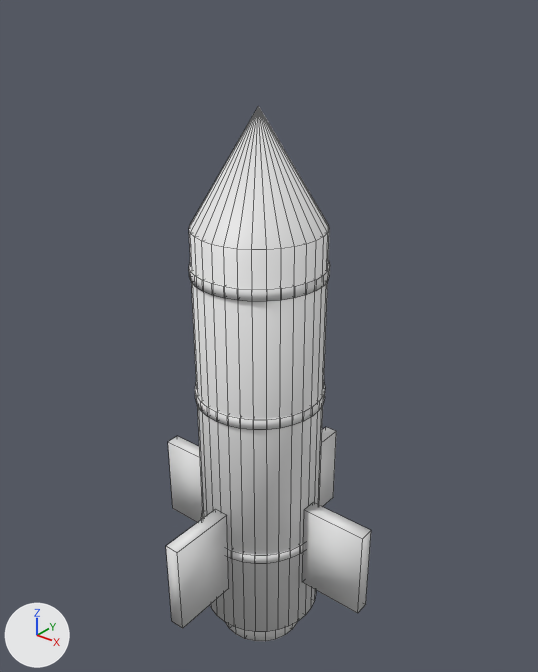
What one commit did to the OBJ model src/main/resources/assets/apexballistics/models/item/srbm.obj.
Both versions are drawn from a camera (50 mm lens) standing at (0.98, -1.191, 0.876) and looking at (-0.008, 0.044, 0.111). Arrows for +X, +Y and +Z are at lower left; the lights stay in place. The first picture is the older version. Mesh edges are drawn as thin lines. Materials are left out; every surface is plain grey. Where no turn or scale is listed for an object, it has been applied to the vertices. Vertices at exactly the same position are counted once.

The first picture shows 'srbm'.
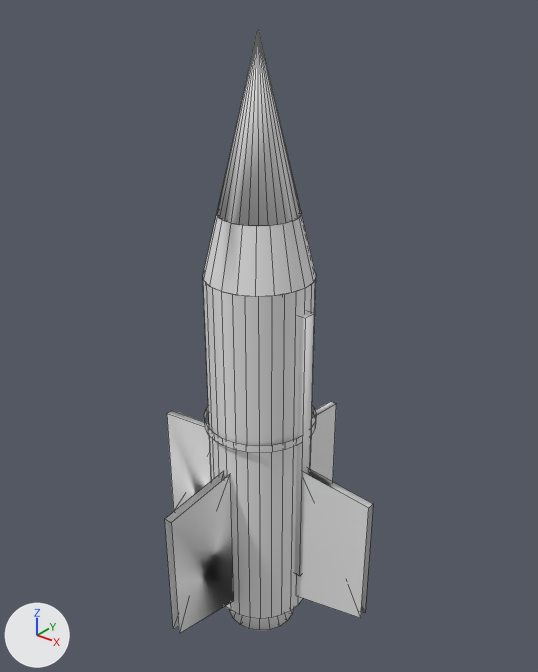
What changed in the scene script:
```text
Change me_srbm:
    used by ob_srbm; location = (0.0, 0.0, 0.0)
    remove me_srbm.from_pydata(...)  # 346 vertices, 512 faces; spans x -0.315..0.315, y -0.315..0.315, z -0.72..0.64
    add me_srbm.from_pydata(...)  # 284 vertices, 242 faces; spans x -0.32..0.32, y -0.32..0.32, z -0.7..0.78
    me_srbm part 1: a new loose piece, a 20-sided cut cone along z (radius 0.09 at the low end, 0.06 at the high end) spanning x -0.09..0.09, y -0.09..0.09, z -0.7..-0.62
    me_srbm part 2: a new loose piece, a box spanning x 0.1..0.14, y -0.016..0.016, z -0.5..0.22
    me_srbm part 3: the loose piece of 116 vertices spanning x -0.15..0.15, y -0.15..0.15, z -0.72..0.64 is rebuilt with 146 vertices and now spans x -0.125..0.125, y -0.125..0.125, z -0.62..0.78
    me_srbm part 4: the loose piece of 8 vertices spanning x -0.018..0.018, y 0.15..0.315, z -0.512..-0.282 is rebuilt with 8 vertices and now spans x -0.01..0.01, y 0.125..0.32, z -0.58..-0.18
    me_srbm part 5: the loose piece of 8 vertices spanning x -0.018..0.018, y -0.315..-0.15, z -0.512..-0.282 is rebuilt with 8 vertices and now spans x -0.01..0.01, y -0.32..-0.125, z -0.58..-0.18
    me_srbm part 6: the loose piece of 8 vertices spanning x -0.315..-0.15, y -0.018..0.018, z -0.512..-0.282 is rebuilt with 8 vertices and now spans x -0.32..-0.125, y -0.01..0.01, z -0.58..-0.18
    me_srbm part 7: the loose piece of 8 vertices spanning x 0.15..0.315, y -0.018..0.018, z -0.512..-0.282 is rebuilt with 8 vertices and now spans x 0.125..0.32, y -0.01..0.01, z -0.58..-0.18
    me_srbm part 8: a new loose piece of 56 vertices spanning x -0.135..0.135, y -0.135..0.135, z -0.1..-0.08
    me_srbm part 9: the loose piece of 66 vertices spanning x -0.154..0.154, y -0.154..0.154, z -0.41..-0.385 is deleted
    me_srbm part 10: the loose piece of 66 vertices spanning x -0.154..0.154, y -0.154..0.154, z -0.026..-0.001 is deleted
    me_srbm part 11: the loose piece of 66 vertices spanning x -0.154..0.154, y -0.154..0.154, z 0.282..0.307 is deleted
```

Pixel boxes [x1, y1, x2, y2] of what changed, in the pictures (538 x 672 px):
'srbm', reshaped (13% taller)
    before: [166, 106, 371, 641]
    after: [165, 30, 373, 634]
part 1 of me_srbm, added
    after: [230, 609, 293, 631]
part 2 of me_srbm, added
    after: [295, 312, 315, 576]
part 3 of me_srbm, rebuilt (19% narrower, 10% taller)
    before: [189, 106, 329, 641]
    after: [203, 30, 316, 619]
part 4 of me_srbm, rebuilt
    before: [319, 427, 336, 507]
    after: [310, 402, 336, 481]
part 5 of me_srbm, rebuilt (9% wider, 36% taller)
    before: [166, 509, 229, 629]
    after: [165, 471, 234, 634]
part 6 of me_srbm, rebuilt
    before: [168, 436, 203, 523]
    after: [167, 411, 211, 511]
part 7 of me_srbm, rebuilt (11% wider, 34% taller)
    before: [302, 502, 371, 613]
    after: [296, 469, 373, 618]
part 8 of me_srbm, added
    after: [204, 406, 316, 453]
part 9 of me_srbm, deleted
    before: [201, 511, 304, 564]
part 10 of me_srbm, deleted
    before: [195, 384, 325, 430]
part 11 of me_srbm, deleted
    before: [189, 261, 330, 301]
